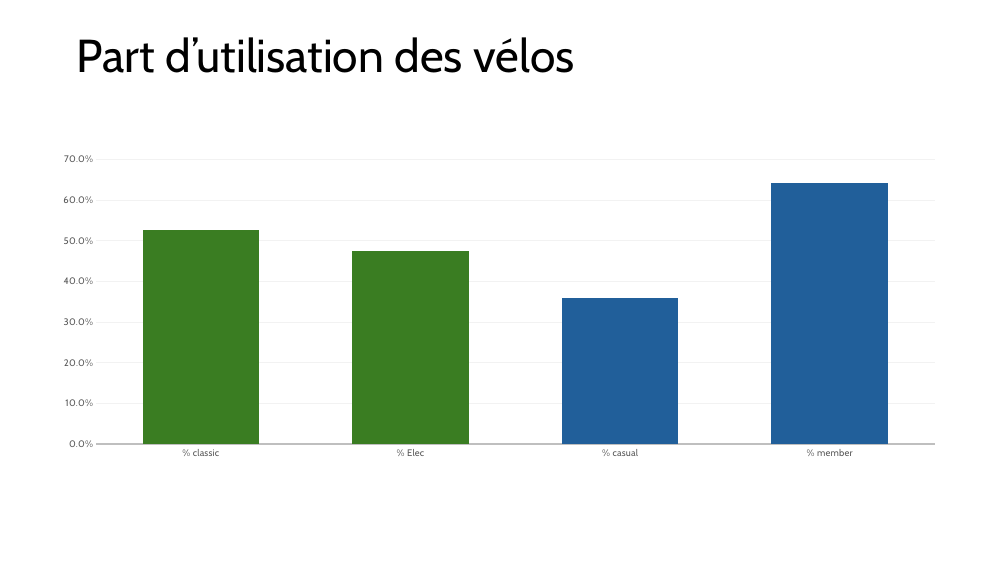
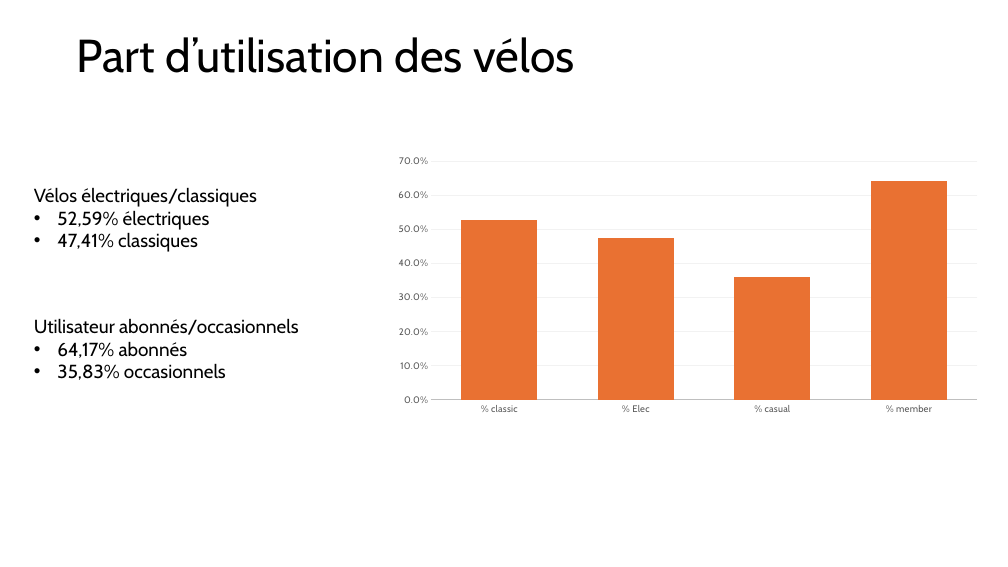
Before and after one commit to Loic0427/Data_etudes_de_cas, a slide deck: slide 6 of Velo en libre service/Etude_de_cas_cyclistic.pptx. Drawn at 1008x567 pixels with LibreOffice and Linux fonts; fonts in the diff are those of the drawing. Boxes give left, top, right and bottom in pixels: in the first picture for what was removed or moved away, otherwise in the second. Text is boxed around its words. In the diff, an @@ line names an element or a change of style, - is before the commit and + after.

```diff
--- a/Velo en libre service/Etude_de_cas_cyclistic.pptx
+++ b/Velo en libre service/Etude_de_cas_cyclistic.pptx
@@ column chart at [365,116,997,452] @@
@@ colour of Series 1 #3B7D23 to #E97132 @@
@@ colours of single points changed @@
@@ plot area changed @@
@@ column chart: place and size @@
-column chart at [19,98,989,499]
+column chart at [365,116,997,452]
@@ text added at [34,187,257,252], 18 pt, text #000000 @@
+Vélos électriques/classiques
+• 52,59% électriques
+• 47,41% classiques
@@ text added at [34,318,299,380], 18 pt, text #000000 @@
+Utilisateur abonnés/occasionnels
+• 64,17% abonnés
+• 35,83% occasionnels
```
Also in this commit, not shown: 8 other slides changed, 4 slides added, 7 other files.
